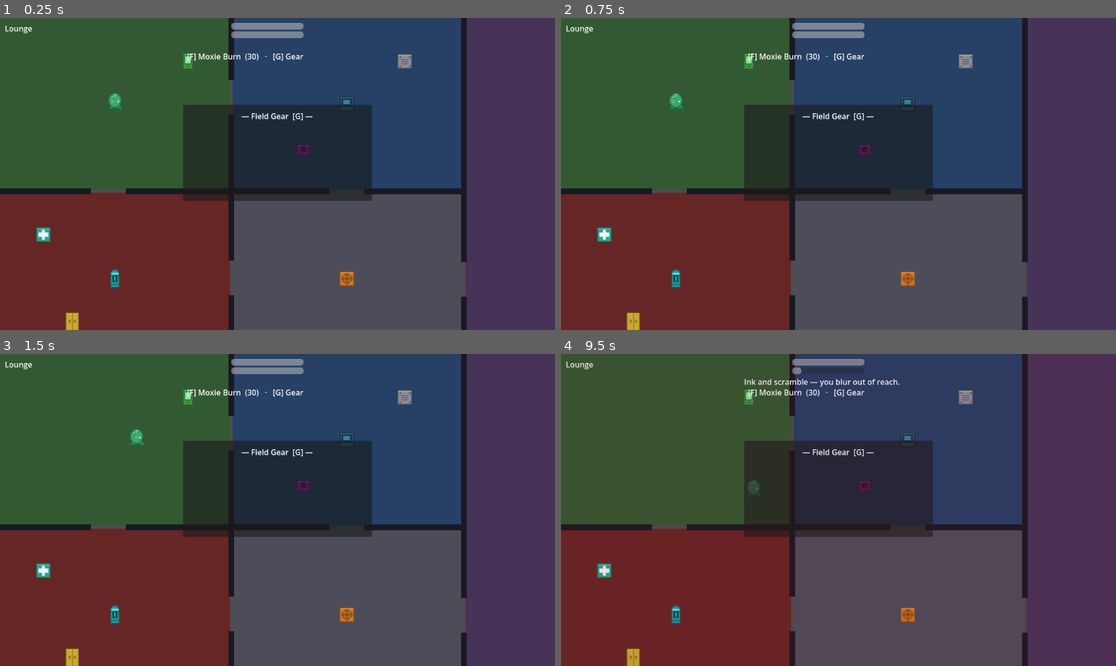
Above: before the commit, frames 1-4 (two rows, left to right).
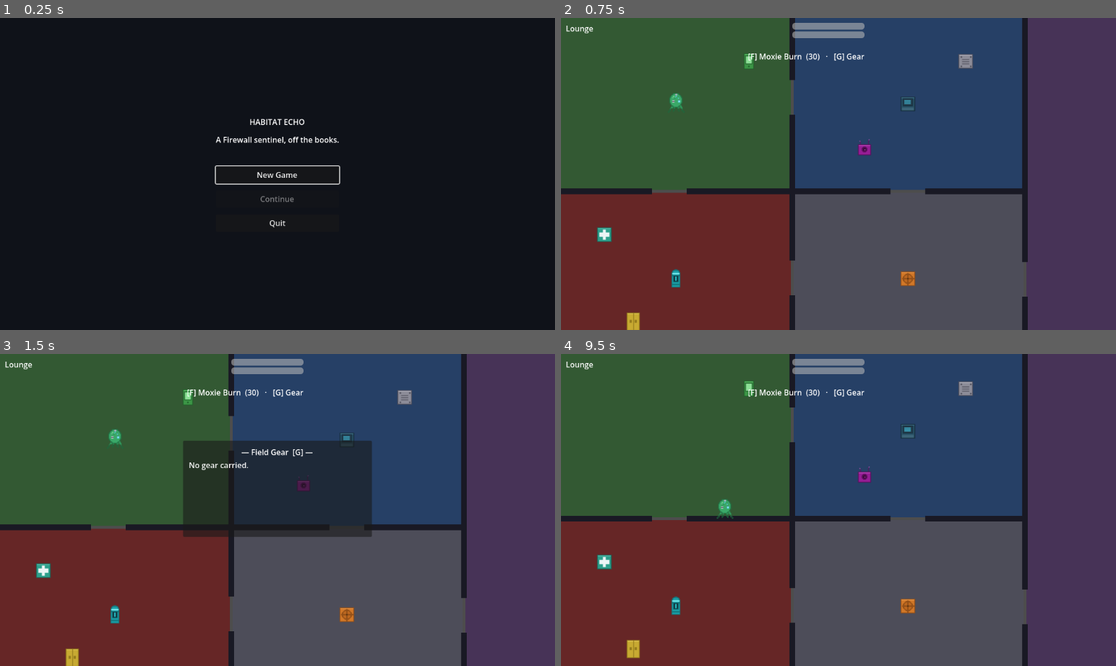
Above: after the commit, the same moments.

Repository: Curious-Conclusion/habitate-echo
Game: Godot game, scene res://scenes/title.tscn
The game is run twice, just before and just after one commit, with the same random seed, the same clock (stepped at 60 frames per second) and the same inputs. Before the commit the project starts from res://scenes/main.tscn.
Inputs (mouse positions are in pixels of both pictures, inside the frame that each line leads up to):
- Up to frame 1 (0.25 s): no input
- Up to frame 2 (0.75 s): click (838, 174) at 0.5 s, where only the run after the commit has a clickable "New Game"
- Up to frame 3 (1.5 s): tap Enter (ui_accept) at 1.25 s; move the mouse to (399, 494) at 1.27 s; hold D (move_right) from 1.28 s (still down); hold G (use_gear, bound only after the commit) from 1.28 s (still down); click (399, 494) at 1.42 s
- Up to frame 4 (9.5 s): tap Enter (ui_accept) at 1.52, 2.75, 4.25, 4.52, 5.75, 7.25, 7.52, 8.75 s; release D (move_right) at 2 s; release G (use_gear, bound only after the commit) at 2 s; drag from (727, 525) to (677, 616) at 2.02 s; move the mouse to (894, 441) at 2.77 s; hold D (move_right) 2.78-3.5 s; hold F (moxie_burn) 2.78-3.5 s; tap G (use_gear, bound only after the commit) at 3.05, 6.05, 9.05 s; drag from (810, 572) to (566, 656) at 3.52 s; move the mouse to (1005, 556) at 4.27 s; hold A (move_left) 4.28-5 s; hold G (use_gear, bound only after the commit) 4.28-5 s; drag from (672, 463) to (905, 441) at 5.02 s; move the mouse to (866, 510) at 5.77 s; hold S (move_down) 5.78-6.5 s; hold F (moxie_burn) 5.78-6.5 s; click (866, 510) at 5.92 s; drag from (755, 432) to (905, 606) at 6.52 s; move the mouse to (960, 494) at 7.27 s; hold W (move_up) 7.28-8 s; hold G (use_gear, bound only after the commit) 7.28-8 s; drag from (727, 525) to (749, 397) at 8.02 s; move the mouse to (894, 441) at 8.77 s; hold S (move_down) from 8.78 s (still down); hold F (moxie_burn) from 8.78 s (still down)

The runs differ from the first frame. In frame 1, 97% of the frame differs, in the area x 0-100%, y 0-100%; in frame 2, 9.6%; in frame 3, 0.3%; in frame 4, 14%.
Error before the commit: Parse Error: Identifier "GearCatalog" not declared in the current scope. (res://scripts/field_gear.gd:56)

Commit message:
Add title screen as boot scene; saves now load via Continue
New Game resets state and deploys Op 0 (KE-7); Continue calls
GameState.load_game() and resumes at the safehouse (disabled when no save
exists). project.godot: main scene -> title.tscn, plus the GearCatalog
autoload and use_gear (G) input from the previous commit.

Co-Authored-By: Claude Opus 4.8 (1M context) <noreply@anthropic.com>

Diff:
--- a/project.godot
+++ b/project.godot
@@ -11,7 +11,7 @@
 [application]
 
 config/name="HabitateEcho"
-run/main_scene="res://scenes/main.tscn"
+run/main_scene="res://scenes/title.tscn"
 config/features=PackedStringArray("4.6", "Mobile")
 config/icon="res://icon.svg"
 
@@ -20,6 +20,7 @@
 GameState="*res://scripts/game_state.gd"
 SceneFlow="*res://scripts/scene_flow.gd"
 OpCatalog="*res://scripts/op_catalog.gd"
+GearCatalog="*res://scripts/gear_catalog.gd"
 MorphManager="*res://scripts/morph_manager.gd"
 MissionManager="*res://scripts/mission_manager.gd"
 _mcp_game_helper="*res://addons/godot_ai/runtime/game_helper.gd"
@@ -64,6 +65,11 @@
 "events": [Object(InputEventKey,"resource_local_to_scene":false,"resource_name":"","device":0,"window_id":0,"alt_presse …(189 unchanged characters)…
 ]
 }
+use_gear={
+"deadzone": 0.5,
+"events": [Object(InputEventKey,"resource_local_to_scene":false,"resource_name":"","device":0,"window_id":0,"alt_pressed":false,"shift_pressed":false,"ctrl_pressed":false,"meta_pressed":false,"pressed":false,"keycode":71,"physical_keycode":0,"key_label":0,"unicode":0,"location":0,"echo":false,"script":null)
+]
+}
 
 [physics]
 
--- /dev/null
+++ b/scenes/title.tscn
@@ -0,0 +1,56 @@
+[gd_scene load_steps=2 format=3 uid="uid://ctitle8echo0001"]
+
+[ext_resource type="Script" path="res://scripts/title.gd" id="1_title"]
+
+[node name="Title" type="Control"]
+layout_mode = 3
+anchors_preset = 15
+anchor_right = 1.0
+anchor_bottom = 1.0
+script = ExtResource("1_title")
+
+[node name="Background" type="ColorRect" parent="."]
+layout_mode = 1
+anchors_preset = 15
+anchor_right = 1.0
+anchor_bottom = 1.0
+color = Color(0.06, 0.07, 0.1, 1)
+
+[node name="Center" type="CenterContainer" parent="."]
+layout_mode = 1
+anchors_preset = 15
+anchor_right = 1.0
+anchor_bottom = 1.0
+
+[node name="VBox" type="VBoxContainer" parent="Center"]
+layout_mode = 2
+theme_override_constants/separation = 14
+
+[node name="TitleLabel" type="Label" parent="Center/VBox"]
+layout_mode = 2
+text = "HABITAT ECHO"
+horizontal_alignment = 1
+
+[node name="Subtitle" type="Label" parent="Center/VBox"]
+layout_mode = 2
+text = "A Firewall sentinel, off the books."
+horizontal_alignment = 1
+
+[node name="Spacer" type="Control" parent="Center/VBox"]
+custom_minimum_size = Vector2(0, 16)
+layout_mode = 2
+
+[node name="NewGameButton" type="Button" parent="Center/VBox"]
+custom_minimum_size = Vector2(220, 36)
+layout_mode = 2
+text = "New Game"
+
+[node name="ContinueButton" type="Button" parent="Center/VBox"]
+custom_minimum_size = Vector2(220, 36)
+layout_mode = 2
+text = "Continue"
+
+[node name="QuitButton" type="Button" parent="Center/VBox"]
+custom_minimum_size = Vector2(220, 36)
+layout_mode = 2
+text = "Quit"
--- /dev/null
+++ b/scripts/title.gd
@@ -0,0 +1,27 @@
+extends Control
+## Title screen — the game's entry point. New Game starts Op 0 (KE-7 onboarding);
+## Continue loads the last save and drops you at the safehouse. Continue is
+## disabled when no save exists.
+
+@onready var new_game_btn: Button = $Center/VBox/NewGameButton
+@onready var continue_btn: Button = $Center/VBox/ContinueButton
+@onready var quit_btn: Button = $Center/VBox/QuitButton
+
+func _ready() -> void:
+	continue_btn.disabled = not GameState.has_save()
+	new_game_btn.pressed.connect(_on_new_game)
+	continue_btn.pressed.connect(_on_continue)
+	quit_btn.pressed.connect(_on_quit)
+	new_game_btn.grab_focus()
+
+func _on_new_game() -> void:
+	GameState.reset_new_game()
+	MorphManager.current_morph_id = &"octomorph"  # fresh start morph
+	SceneFlow.deploy_op(&"ke7")  # Op 0 — onboarding
+
+func _on_continue() -> void:
+	if GameState.load_game():
+		SceneFlow.go_to_hub()  # resume at the safehouse
+
+func _on_quit() -> void:
+	get_tree().quit()
